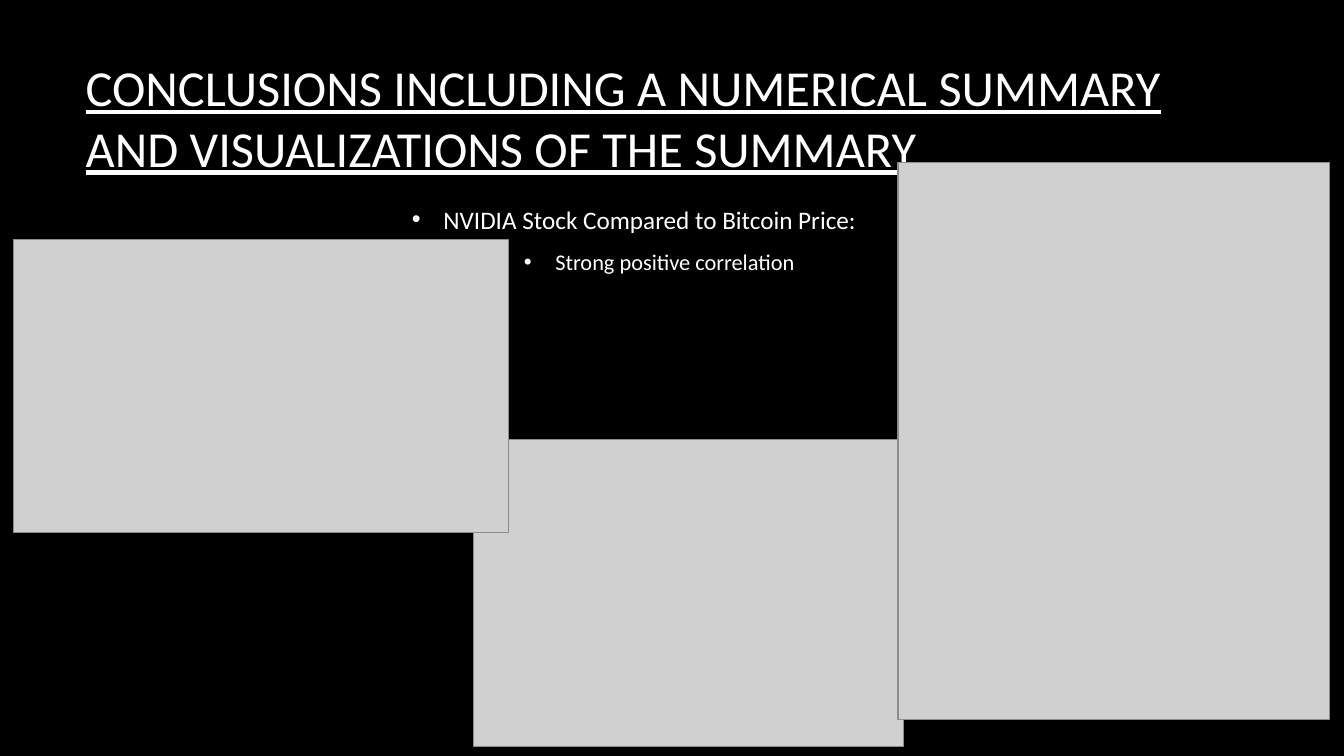
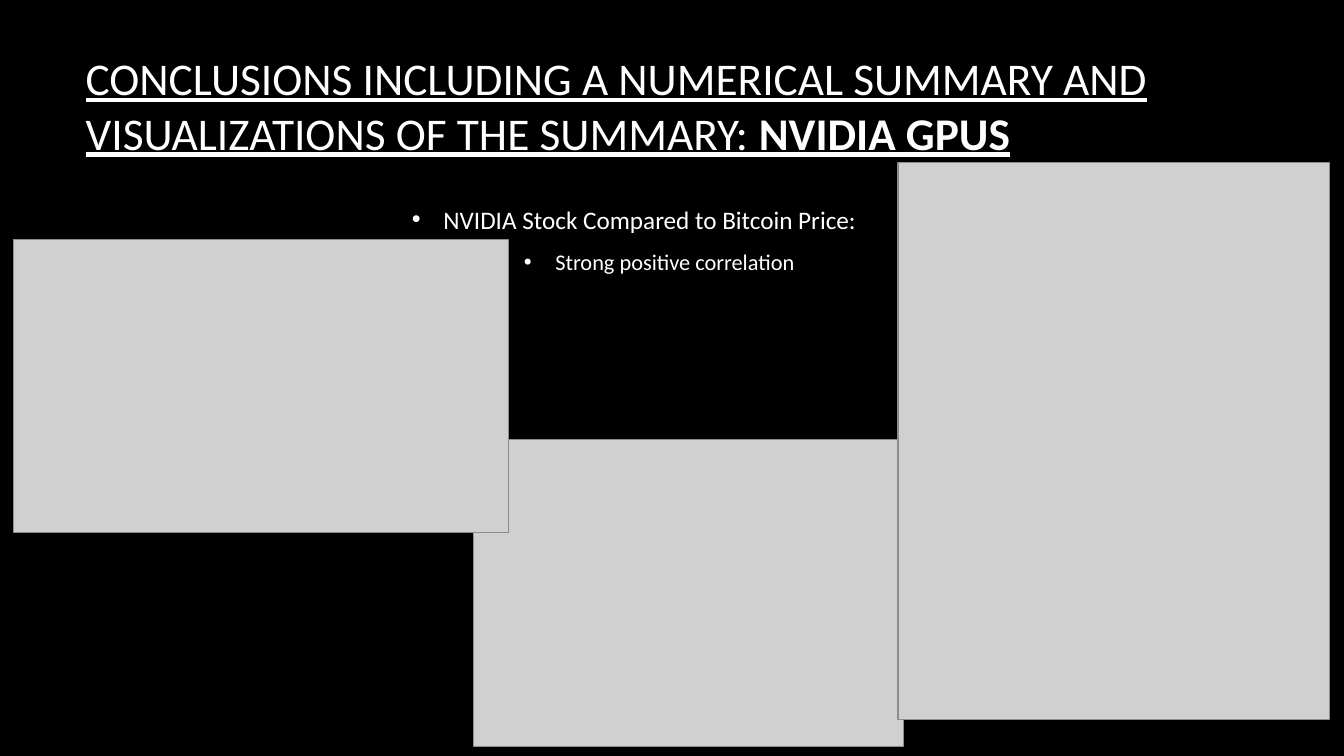
Before and after one commit to CharlotteC21/Cryptocurreny-Trend-Analysis-Group-Project, a slide deck: slide 6 of Crypto Trend Group Project.pptx. Drawn at 1344x756 pixels with LibreOffice and Linux fonts; fonts in the diff are those of the drawing; grey boxes stand for pictures; background and template pictures are left out. Boxes give left, top, right and bottom in pixels: in the first picture for what was removed or moved away, otherwise in the second. Text is boxed around its words. In the diff, an @@ line names an element or a change of style, - is before the commit and + after.

```diff
--- a/Crypto Trend Group Project.pptx
+++ b/Crypto Trend Group Project.pptx
@@ title at [86,65,1146,157]: text changed; size 36 to 32.4 pt @@
-CONCLUSIONS INCLUDING A NUMERICAL SUMMARY AND VISUALIZATIONS OF THE SUMMARY
+CONCLUSIONS INCLUDING A NUMERICAL SUMMARY AND VISUALIZATIONS OF THE SUMMARY: NVIDIA GPUS
```
Also in this commit, not shown: 2 other slides changed, 1 slide added.
